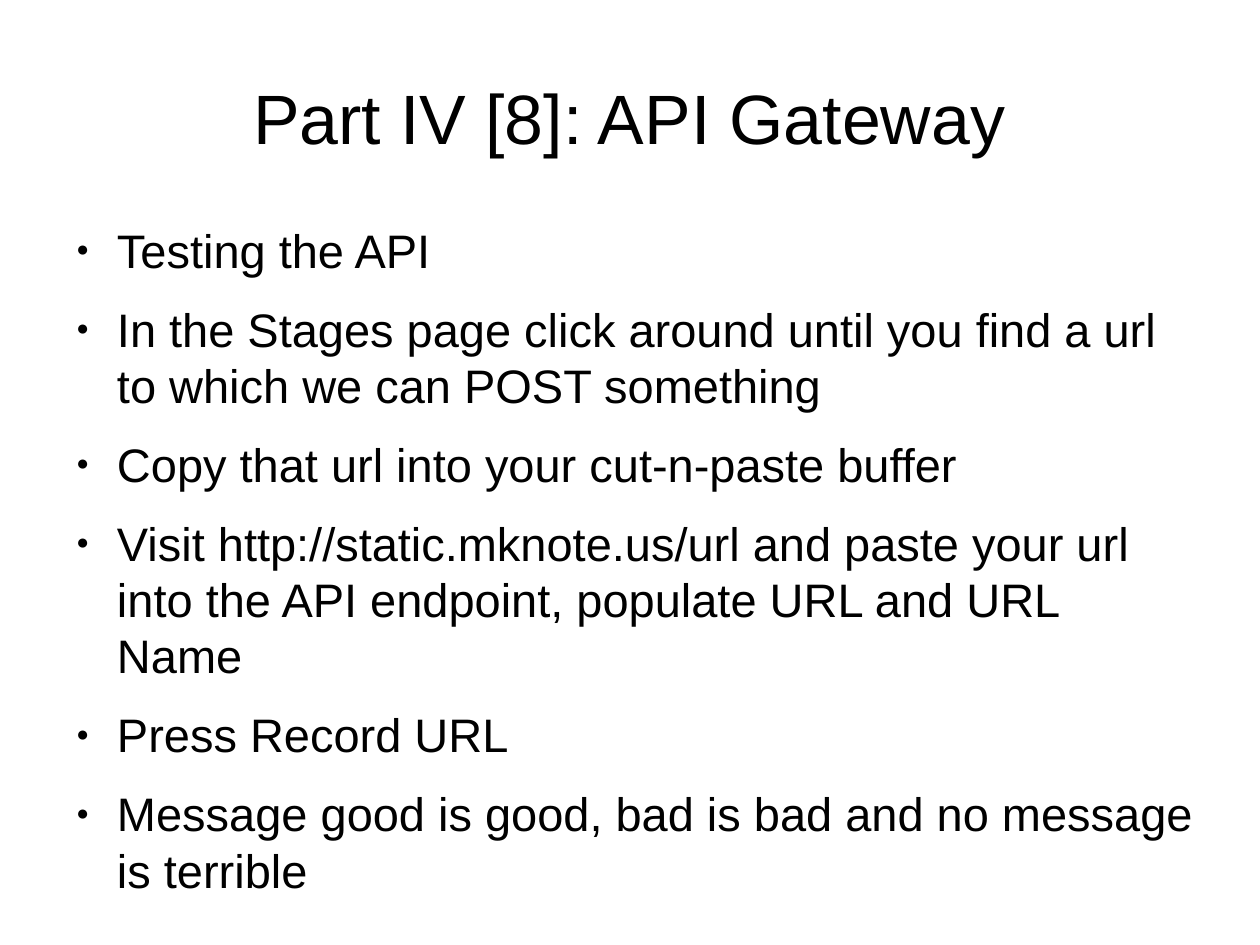
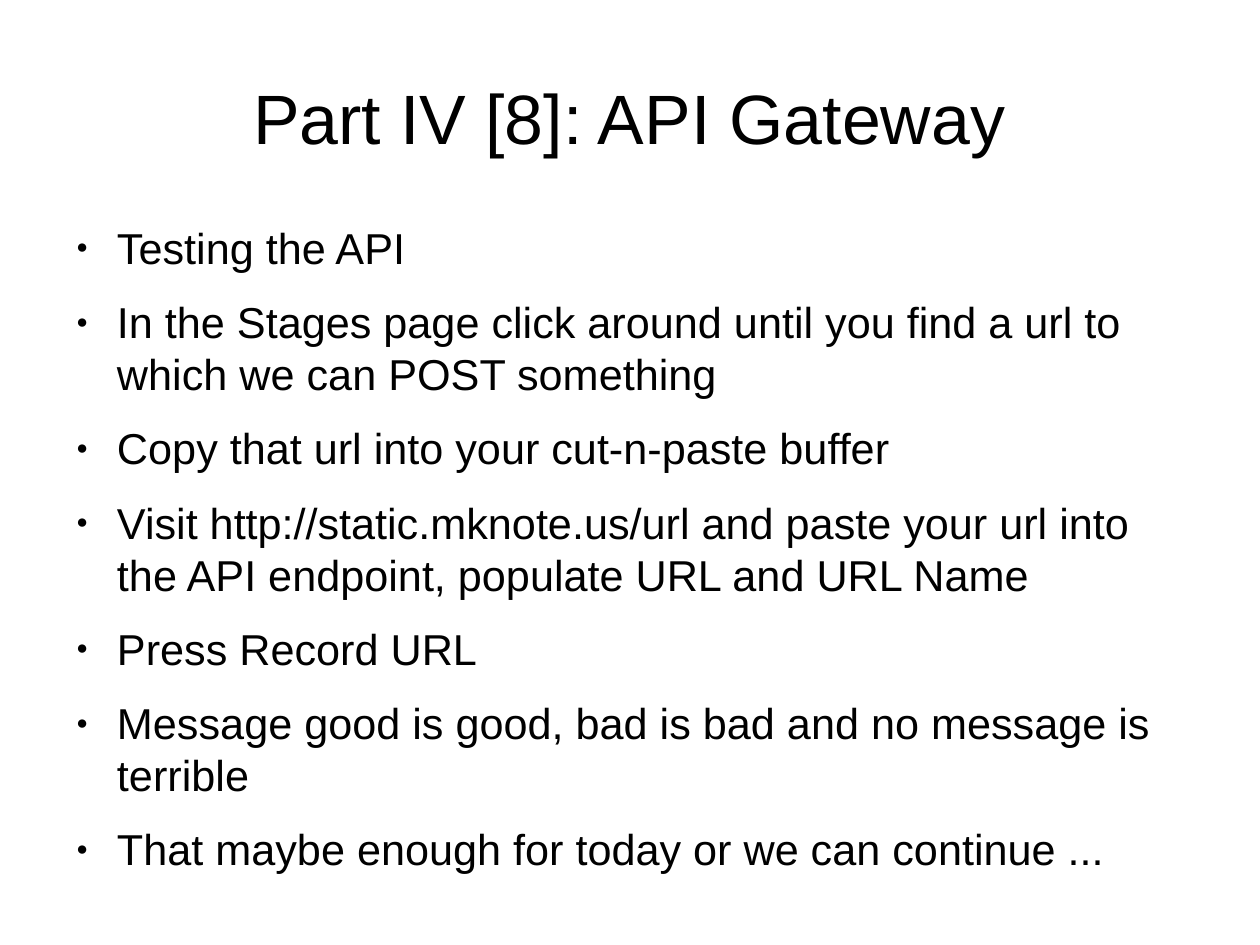
Before and after one commit to cmrsol/demo, a slide deck: slide 21 of api-gateway-how-to/API-GW_How-To.odp (slide 14 before the commit). Drawn at 1260x945 pixels with LibreOffice and Linux fonts; fonts in the diff are those of the drawing. Boxes give left, top, right and bottom in pixels: in the first picture for what was removed or moved away, otherwise in the second. Text is boxed around its words. In the diff, an @@ line names an element or a change of style, - is before the commit and + after.

```diff
--- a/api-gateway-how-to/API-GW_How-To.odp
+++ b/api-gateway-how-to/API-GW_How-To.odp
@@ text at <box>117,232,1149,792</box>: size 29.6 to 27.2 pt in "Testing the API", "In the Stages page click around until ...", "Copy that url into your cut-n-paste buffer", "Visit http://static.mknote.us/url and paste your url into ..." and 2 more places @@
@@ text at <box>117,833,1055,874</box>: paragraph added @@
+● That maybe enough for today or we can continue ...
```
Also in this commit, not shown: 7 slides added, 1 other file.
